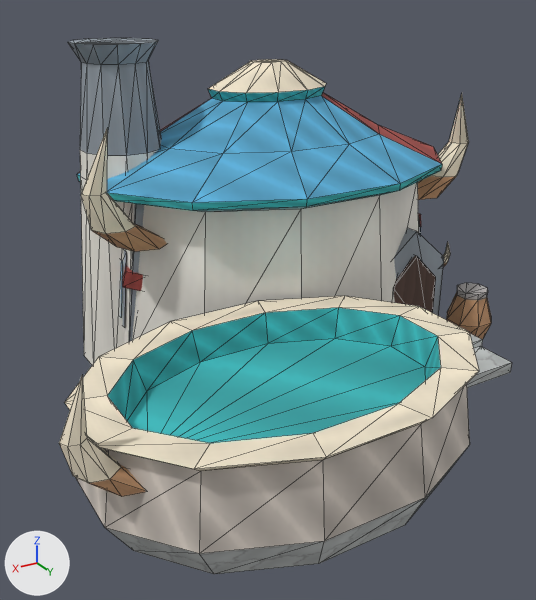
One commit to the glTF model Assets/GodSim/Art/Models/Buildings/Orc/LearningHealth/bld_orc_bathhouse_future_v0.glb: the scene before it, then after it.
Before and after are seen from a 50 mm camera at (1.24, 1.96, 1.23) aimed at (0.13, 0.11, 0.31). The axes (+X, +Y, +Z) are drawn at lower left. The lights are the same throughout. The first picture is the older version. Mesh edges are drawn as thin lines. Vertices at exactly the same position are counted once.

Names of what the first picture shows: 'LOD0'.
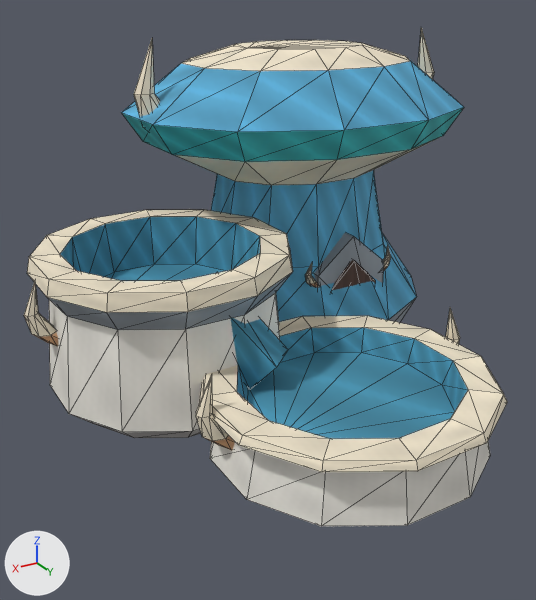
Boxes [x1, y1, x2, y2] around the edits, measured in the pictures (536 x 600 px; the box of a moved part takes in the faces that stretch with it):
```json
{"object": "LOD0", "change": "reshaped", "before": [59, 38, 512, 574], "after": [24, 27, 507, 526], "on screen": "7% wider, 7% shorter"}
{"part": 1, "of": "me_lod0", "change": "moved or reshaped", "before": [443, 243, 450, 267], "after": [418, 27, 434, 79]}
{"part": 2, "of": "me_lod0", "change": "moved or reshaped", "before": [418, 94, 469, 200], "after": [383, 246, 391, 270]}
{"part": 3, "of": "me_lod0", "change": "moved or reshaped", "before": [394, 228, 444, 316], "after": [314, 232, 384, 288]}
{"part": 4, "of": "me_lod0", "change": "moved or reshaped", "before": [393, 256, 436, 313], "after": [331, 260, 376, 291]}
{"part": 5, "of": "me_lod0", "change": "added", "after": [446, 308, 460, 344]}
{"part": 6, "of": "me_lod0", "change": "moved or reshaped", "after": [305, 263, 318, 287], "on screen": "not visible before"}
{"part": 7, "of": "me_lod0", "change": "moved or reshaped", "before": [59, 376, 146, 497], "after": [134, 39, 160, 128]}
{"part": 8, "of": "me_lod0", "change": "moved or reshaped", "before": [81, 129, 167, 252], "after": [196, 373, 235, 450]}
{"part": 9, "of": "me_lod0", "change": "added", "after": [24, 282, 58, 346]}
{"part": 10, "of": "me_lod0", "change": "rebuilt", "before": [77, 59, 442, 344], "after": [121, 40, 464, 323], "on screen": "6% narrower"}
{"part": 11, "of": "me_lod0", "change": "rebuilt", "before": [65, 296, 479, 574], "after": [199, 316, 507, 526], "on screen": "26% narrower, 24% shorter"}
{"part": 12, "of": "me_lod0", "change": "added", "after": [27, 210, 293, 438]}
{"part": 13, "of": "me_lod0", "change": "deleted", "before": [121, 204, 512, 388]}
{"part": 14, "of": "me_lod0", "change": "deleted", "before": [68, 38, 162, 365]}
{"part": 15, "of": "me_lod0", "change": "added", "after": [217, 272, 288, 389], "on screen": "cyan"}
```

Edits to the scene script, one JSON object a line:
```json
{"block": "me_lod0", "where": "# used by ob_lod0; location = (0.0, 0.0, 0.0)"}
{"op": "remove", "block": "me_lod0", "code": "me_lod0.from_pydata(...)  # 490 vertices, 771 faces; spans x -0.87..0.94, y -0.81..0.92, z 0.0..1.06"}
{"op": "add", "block": "me_lod0", "code": "me_lod0.from_pydata(...)  # 484 vertices, 820 faces; spans x -0.85..0.84, y -0.79..0.93, z 0.0..1.07"}
{"block": "me_lod0", "change": "me_lod0 part 1: the loose piece of 22 vertices spanning x -0.65..-0.58, y 0.07..0.12, z 0.27..0.37 is multiplied about its middle by the matrix ((3.309, -0.064, -0.001), (0.064, 3.292, -0.335), (0.008, 0.335, 3.293)), then moved by (-0.12, -0.4, 0.59)"}
{"block": "me_lod0", "change": "me_lod0 part 2: the loose piece of 22 vertices spanning x -0.87..-0.6, y -0.21..-0.05, z 0.48..0.86 is scaled about its middle by (0.263, 0.254, 0.263), then moved by (0.32, 0.13, -0.36)"}
{"block": "me_lod0", "change": "me_lod0 part 3: the loose piece of 10 vertices spanning x -0.61..-0.32, y -0.01..0.12, z 0.0..0.44 is moved by (0.2, -0.09, 0.0)"}
{"block": "me_lod0", "change": "me_lod0 part 4: the loose piece of 10 vertices spanning x -0.56..-0.37, y 0.11..0.13, z 0.0..0.35 is moved by (0.2, -0.09, 0.0)"}
{"block": "me_lod0", "change": "me_lod0 part 5: the loose piece of 22 vertices spanning x -0.65..-0.58, y 0.07..0.12, z 0.27..0.37 is copied, and the copy is multiplied about its middle by the matrix ((2.2, -0.043, -0.001), (0.042, 2.188, -0.223), (0.005, 0.223, 2.189)), then moved by (0.36, 0.37, -0.1); it spans x -0.33..-0.18, y 0.43..0.53, z 0.11..0.33"}
{"block": "me_lod0", "change": "me_lod0 part 6: the loose piece of 22 vertices spanning x -0.35..-0.28, y 0.07..0.12, z 0.27..0.37 is moved by (0.2, -0.09, -0.01)"}
{"block": "me_lod0", "change": "me_lod0 part 7: the loose piece of 22 vertices spanning x 0.74..0.94, y 0.57..0.7, z 0.22..0.5 is scaled about its middle by 1.16, then moved by (-0.58, -0.92, 0.55)"}
{"block": "me_lod0", "change": "me_lod0 part 8: the loose piece of 22 vertices spanning x 0.36..0.63, y -0.21..-0.05, z 0.48..0.86 is multiplied about its middle by the matrix ((0.574, 0.015, 0.0), (-0.015, 0.568, -0.079), (-0.002, 0.079, 0.569)), then moved by (-0.01, 0.59, -0.45)"}
{"block": "me_lod0", "change": "me_lod0 part 9: the loose piece of 22 vertices spanning x 0.74..0.94, y 0.57..0.7, z 0.22..0.5 is copied, and the copy is scaled about its middle by 0.727, then moved by (-0.08, -0.71, -0.01); it spans x 0.69..0.84, y -0.12..-0.03, z 0.24..0.45"}
{"block": "me_lod0", "change": "me_lod0 part 10: the loose piece of 108 vertices spanning x -0.78..0.53, y -0.81..0.21, z 0.0..0.98 is rebuilt with 96 vertices and now spans x -0.84..0.37, y -0.79..0.2, z 0.0..1.03"}
{"block": "me_lod0", "change": "me_lod0 part 11: the loose piece of 72 vertices spanning x -0.22..0.87, y 0.13..0.92, z 0.0..0.32 is rebuilt with 84 vertices and now spans x -0.29..0.52, y 0.11..0.93, z 0.0..0.23"}
{"block": "me_lod0", "change": "me_lod0 part 12: a new loose piece of 84 vertices spanning x 0.02..0.8, y -0.43..0.35, z 0.0..0.5, in mat_godsim_buildings"}
{"block": "me_lod0", "change": "me_lod0 part 13: 16 loose pieces with 116 vertices, spanning x -0.79..0.51, y -0.63..0.46, z 0.0..0.6, are deleted"}
{"block": "me_lod0", "change": "me_lod0 part 14: 48 vertices removed from x 0.22..0.58, y -0.54..-0.18, z 0.0..1.06"}
{"block": "me_lod0", "change": "me_lod0 part 15: 8 vertices added at x 0.19..0.47, y 0.1..0.4, z 0.16..0.46"}
{"block": "me_lod0", "change": "other edits to the shape of me_lod0 do not show in these pictures"}
```
